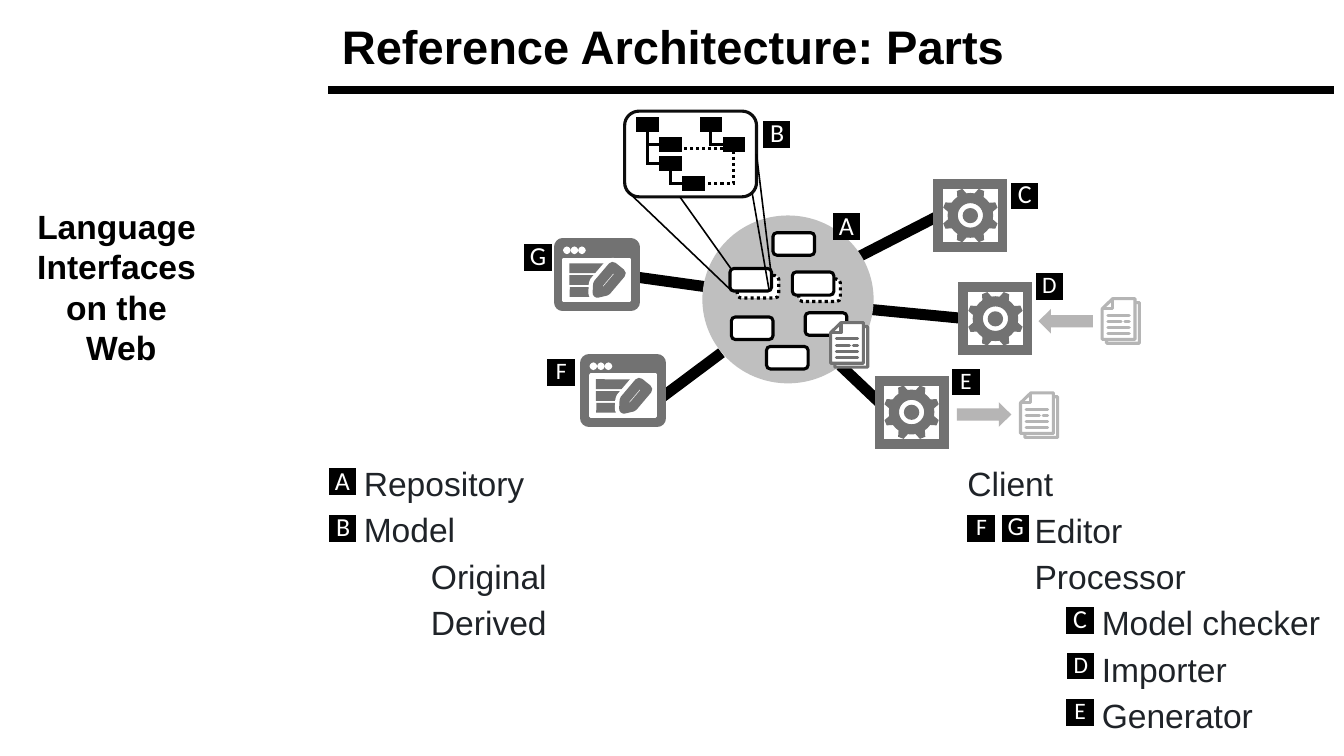
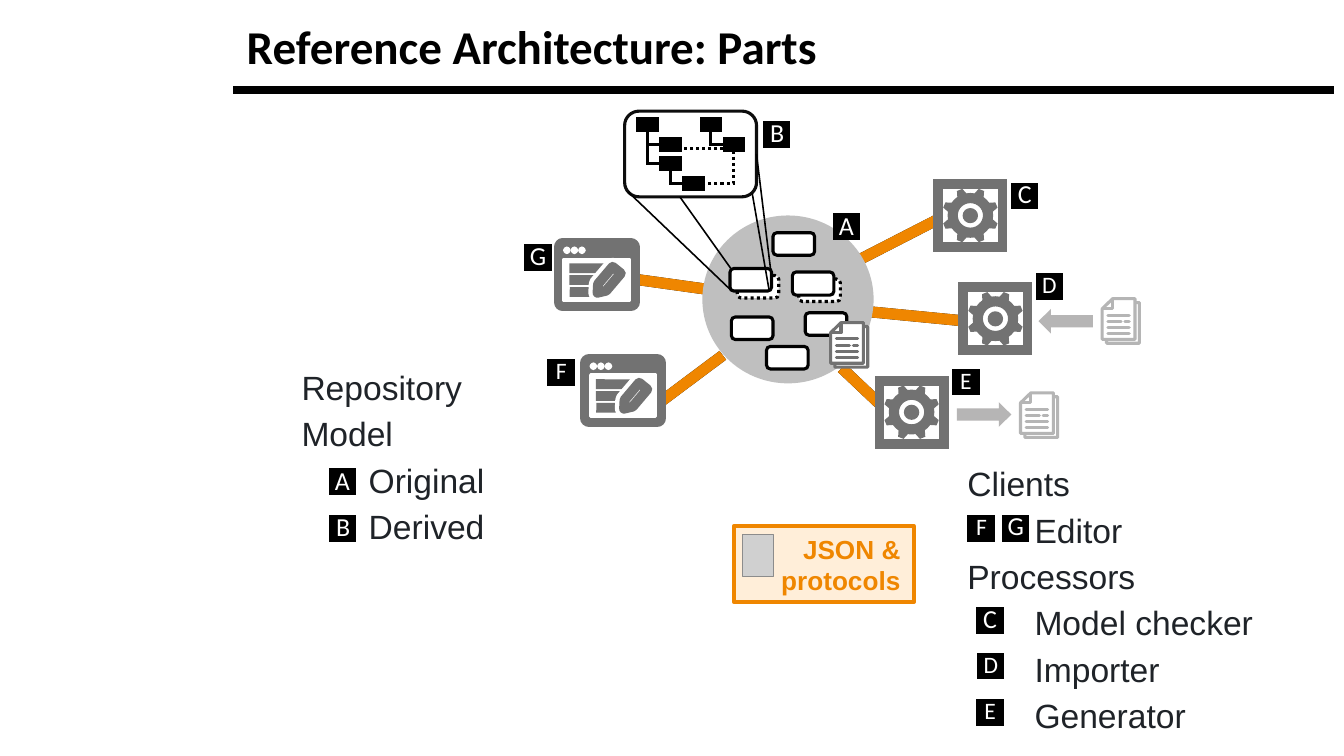
Before and after one commit to LionWeb-io/specification, a slide deck: slide 9 of resources/LangDev Talk.pptx (slide 14 before the commit). Drawn at 1344x756 pixels with LibreOffice and Linux fonts; fonts in the diff are those of the drawing; grey boxes stand for pictures; background and template pictures are left out. Boxes give left, top, right and bottom in pixels: in the first picture for what was removed or moved away, otherwise in the second. Text is boxed around its words. In the diff, an @@ line names an element or a change of style, - is before the commit and + after.

```diff
--- a/resources/LangDev Talk.pptx
+++ b/resources/LangDev Talk.pptx
@@ title "Reference Architecture: Parts": place and size @@
-title "Reference Architecture: Parts" at <box>342,30,1004,65</box>
+title "Reference Architecture: Parts" at <box>247,31,816,65</box>
@@ title "Reference Architecture: Parts" at <box>247,31,816,65</box>: font Arial to Calibri @@
@@ line moved from (328, 90) - (1335, 90) to (234, 90) - (1335, 90) @@
@@ text "Repository": place and size @@
-text "Repository" at <box>364,471,547,636</box>
+text "Repository" at <box>302,375,485,540</box>
@@ text removed at <box>37,216,196,361</box> @@
-Language
-Interfaces
-on the
-Web
@@ outline redrawn in 5 elements at <box>663,355,723,401</box>, <box>862,219,941,259</box>, <box>841,368,880,405</box>, <box>870,312,965,321</box>, <box>637,280,708,289</box> @@
@@ group added at <box>637,219,965,602</box>: 5 freeform shapes, 1 rectangle, 1 picture @@
+JSON &
+protocols
@@ text at <box>967,471,1070,497</box>: text changed @@
-Client
+Clients
@@ text at <box>967,566,1135,590</box>: text changed @@
-  Processor
+Processors
@@ text at <box>1035,610,1253,729</box>: list level 3 to 2 in "Model checker"; list level 3 to 2 in "Importer"; list level 3 to 2 in "Generator" @@
@@ 3 texts, 3 freeform shapes: place and size @@
-3 texts, 3 freeform shapes at <box>1066,607,1094,726</box>
+3 texts, 3 freeform shapes at <box>976,607,1004,726</box>
```
Also in this commit, not shown: 13 other slides changed, 7 slides added, 6 slides removed.
